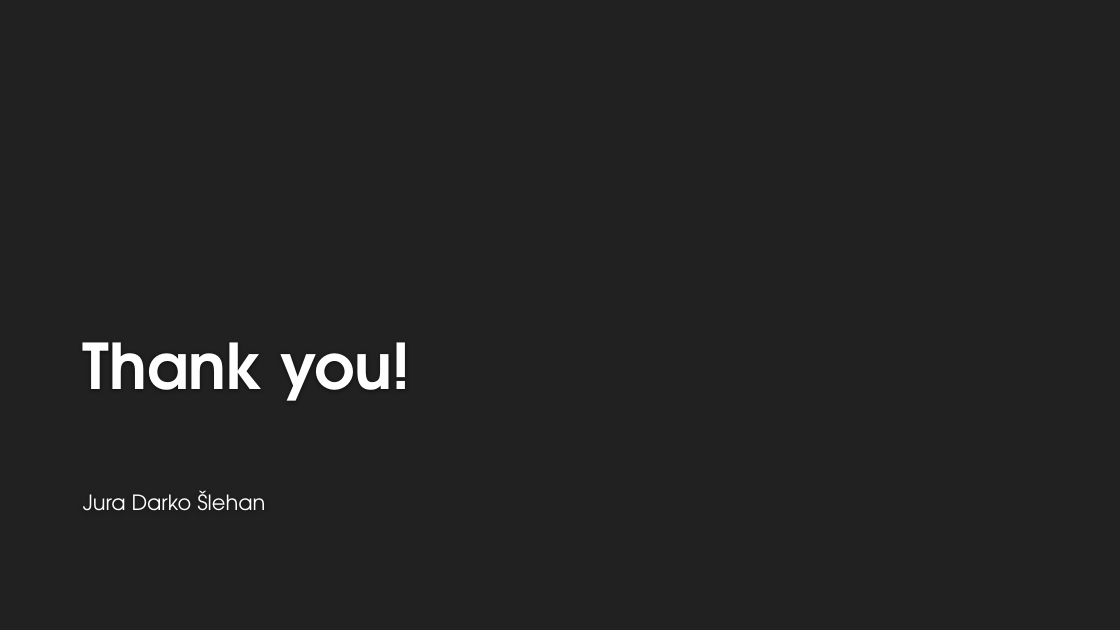
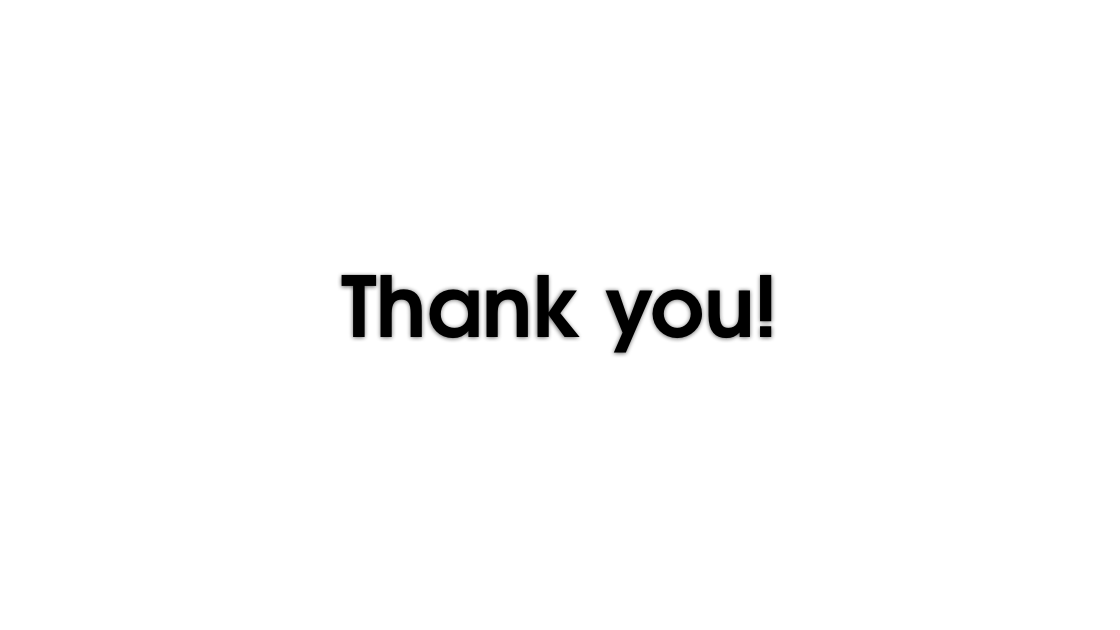
Before and after one commit to js52568/final-webapp, a slide deck: slide 15 of SPORTEVE – A WEB APPLICATION FOR ORGANIZING SPORTING.pptx. Drawn at 1120x630 pixels with LibreOffice and Linux fonts; fonts in the diff are those of the drawing; background and template pictures are left out. Boxes give left, top, right and bottom in pixels: in the first picture for what was removed or moved away, otherwise in the second. Text is boxed around its words. In the diff, an @@ line names an element or a change of style, - is before the commit and + after.

```diff
--- a/SPORTEVE – A WEB APPLICATION FOR ORGANIZING SPORTING.pptx
+++ b/SPORTEVE – A WEB APPLICATION FOR ORGANIZING SPORTING.pptx
@@ background #212121 to #FFFFFF @@
@@ title "Thank you!": place and size @@
-title "Thank you!" at box(83, 342, 411, 401)
+title "Thank you!" at box(342, 274, 778, 355)
@@ title "Thank you!" at box(342, 274, 778, 355): size 54 to 72 pt, text colour #FEFEFE to #000000; alignment left to centre @@
@@ subtitle removed at box(83, 490, 265, 511) @@
-Jura Darko Šlehan
```
Also in this commit, not shown: 9 other slides changed, 1 other file.
